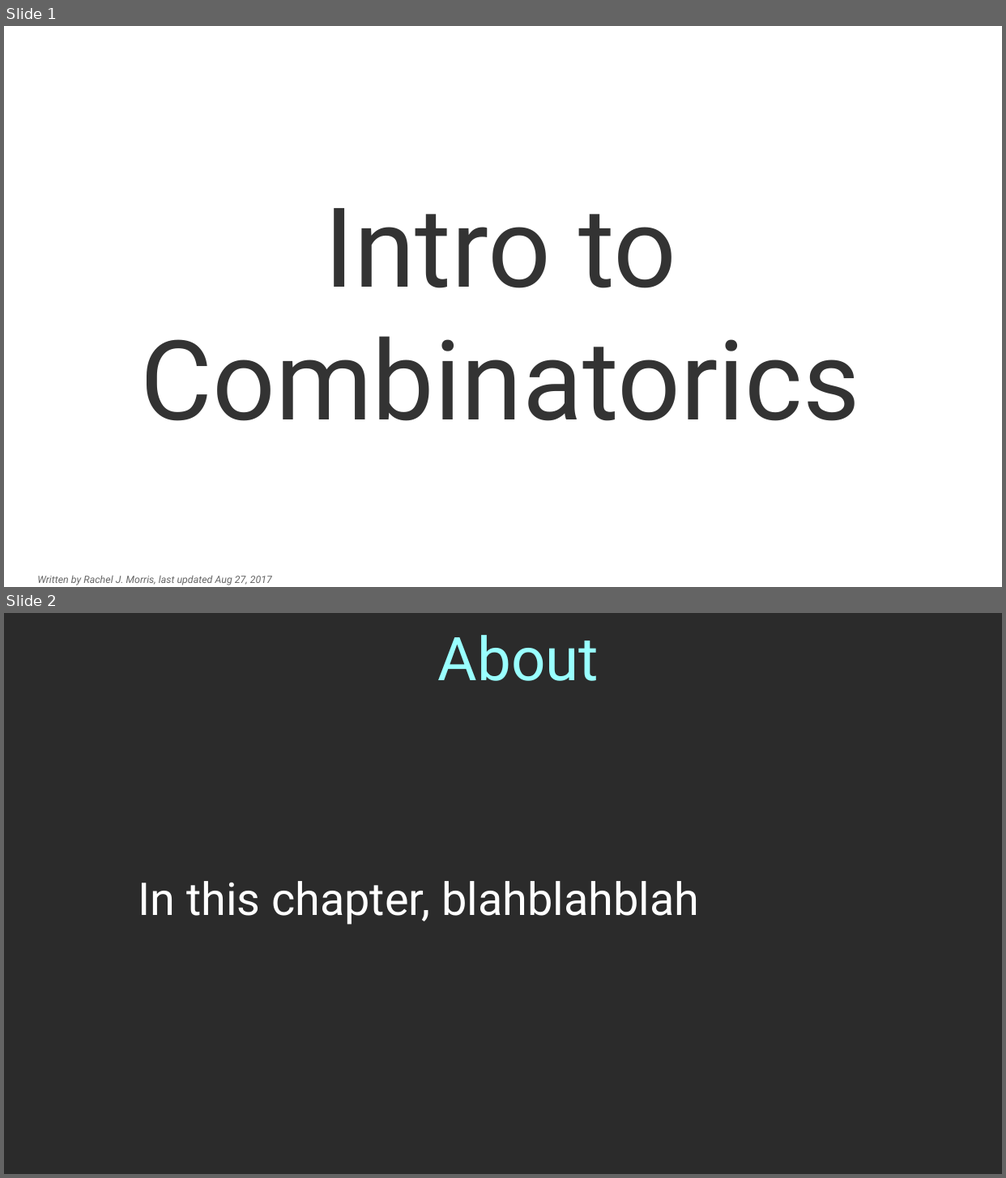
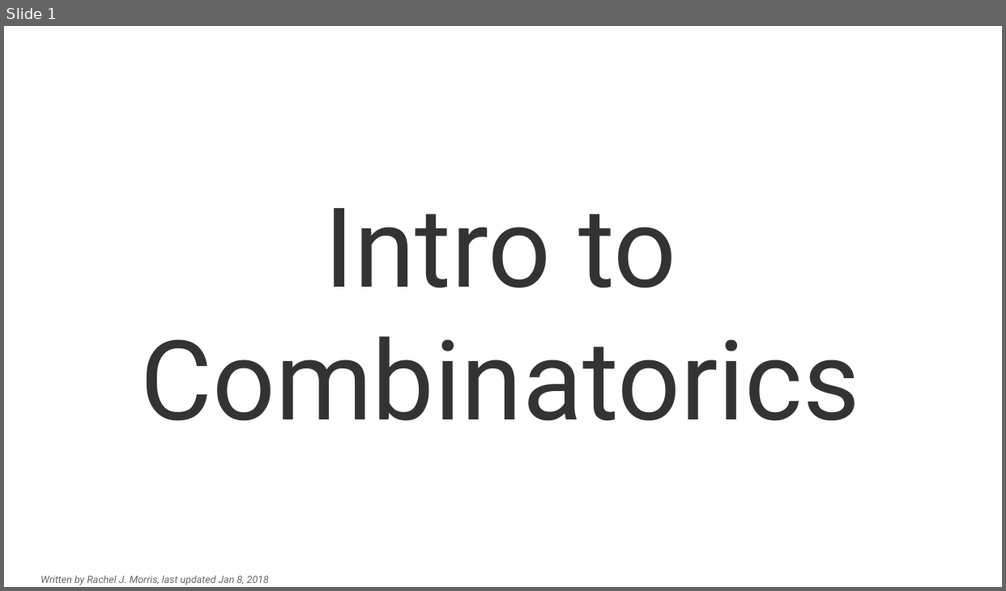
Before and after one commit to nguyenchithien/CS211-Discrete-Structures-II, a slide deck: Lectures/Lecture 5.1.odp. Shown one above the other, each under a label of ours: slides 1 and 2 before the commit, slide 1 after it. The pictures are 1006x1178 and 1006x591 pixels, drawn with LibreOffice and Linux fonts; fonts in the diff are those of the drawing; background and template pictures are left out; a plain dark background stands for a picture behind light text. Boxes give left, top, right and bottom in pixels: in the first picture for what was removed or moved away, otherwise in the second. Text is boxed around its words. In the diff, an @@ line names an element or a change of style, - is before the commit and + after.

```diff
--- a/Lectures/Lecture 5.1.odp
+++ b/Lectures/Lecture 5.1.odp
@@ slide 2 removed at bbox=[4, 613, 1002, 1174], background picture (left out) @@
@@ title removed at bbox=[438, 635, 599, 681] @@
-About
@@ text removed at bbox=[138, 881, 699, 925] @@
-In this chapter, blahblahblah
@@ slide 1 changed as well @@
@@ text at bbox=[40, 575, 269, 586]: text changed @@
-Written by Rachel J. Morris, last updated Aug 27, 2017
+Written by Rachel J. Morris, last updated Jan 8, 2018
```
Also in this commit, not shown: 39 slides added, 3 other slides removed, 2 other files.
